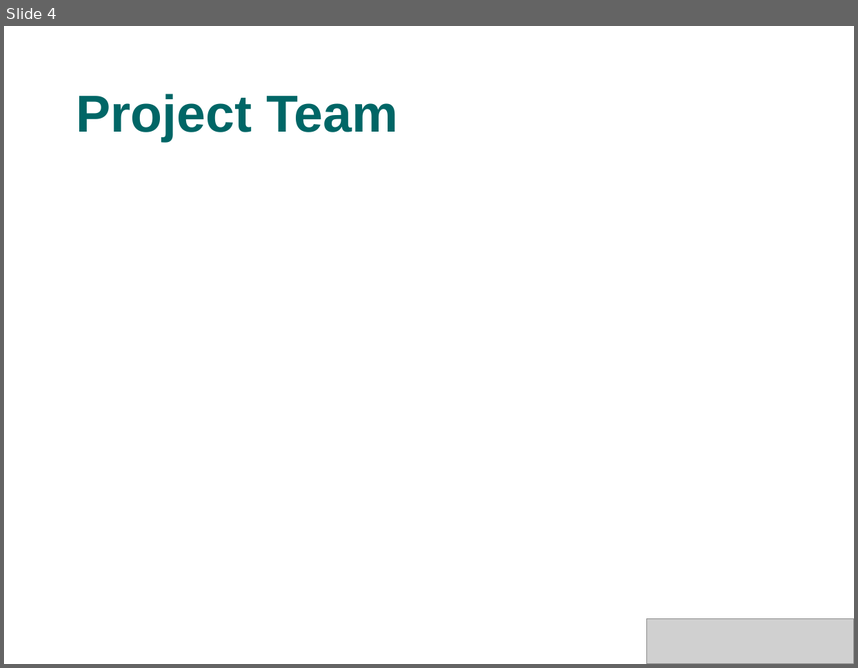
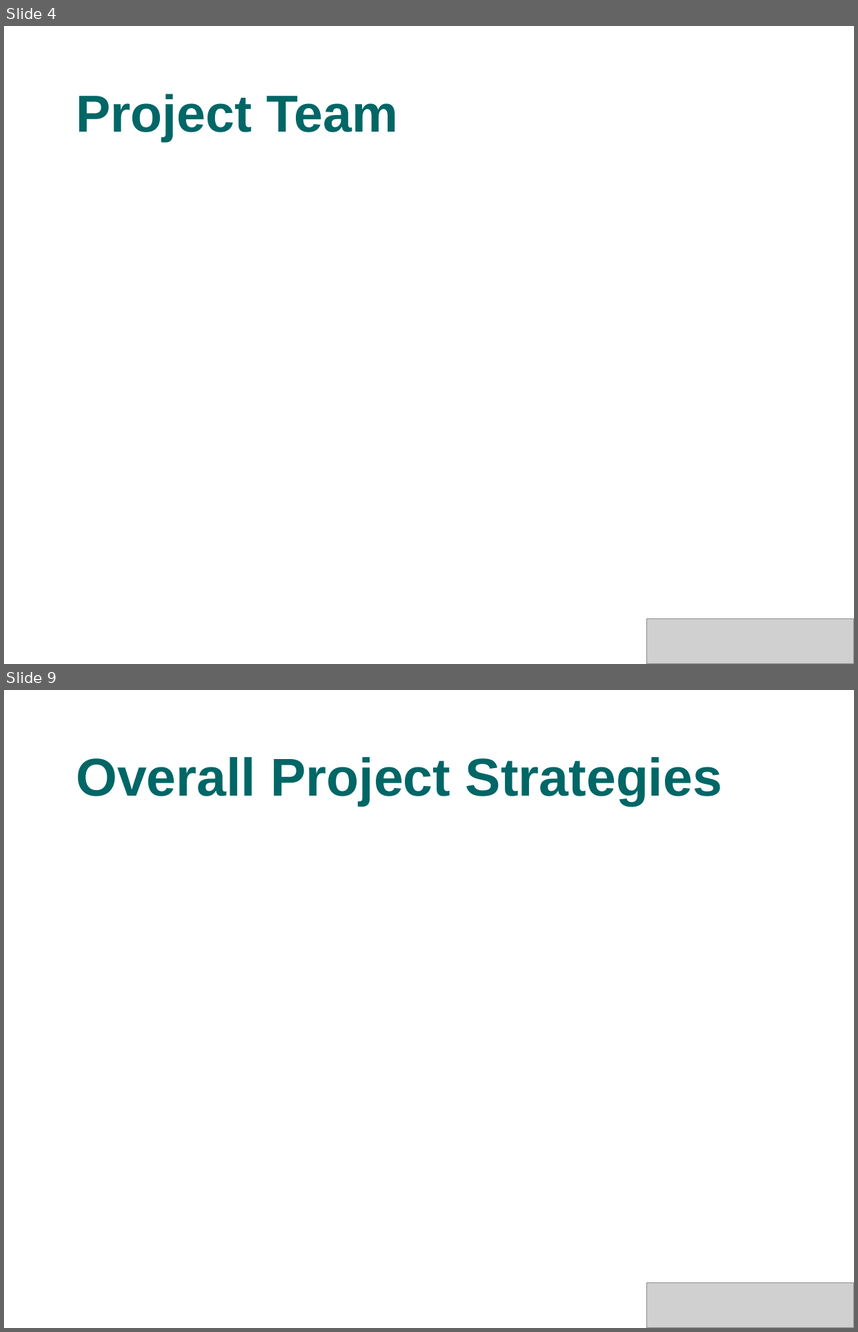
Before and after one commit to s4kshya/leezdr-repository, a slide deck: Exam Paper/MTECH_PROJ/Presentation/phase1.ppt. Shown one above the other, each under a label of ours: slide 4 before the commit, slides 4 and 9 after it; the slides between them are not shown. The pictures are 858x668 and 858x1332 pixels, drawn with LibreOffice and Linux fonts; fonts in the diff are those of the drawing; grey boxes stand for pictures; background and template pictures are left out. Boxes give left, top, right and bottom in pixels: in the first picture for what was removed or moved away, otherwise in the second. Text is boxed around its words. In the diff, an @@ line names an element or a change of style, - is before the commit and + after.

```diff
--- a/Exam Paper/MTECH_PROJ/Presentation/phase1.ppt
+++ b/Exam Paper/MTECH_PROJ/Presentation/phase1.ppt
@@ slide 9 added at bbox=[4, 690, 854, 1328], background picture (left out) @@
@@ title added at bbox=[76, 757, 722, 806], 45 pt, text #006666, bold @@
+Overall Project Strategies
@@ picture added at bbox=[646, 1283, 854, 1328] @@
```
Also in this commit, not shown: 3 slides changed, 6 other slides added, 2 other files.
